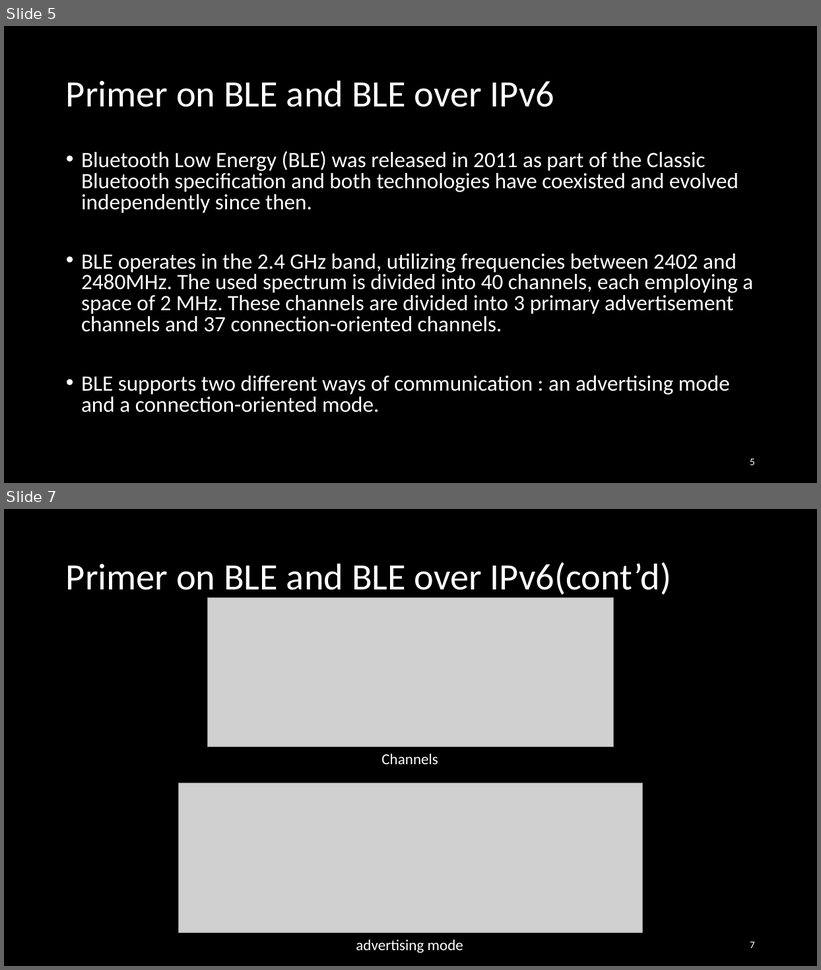
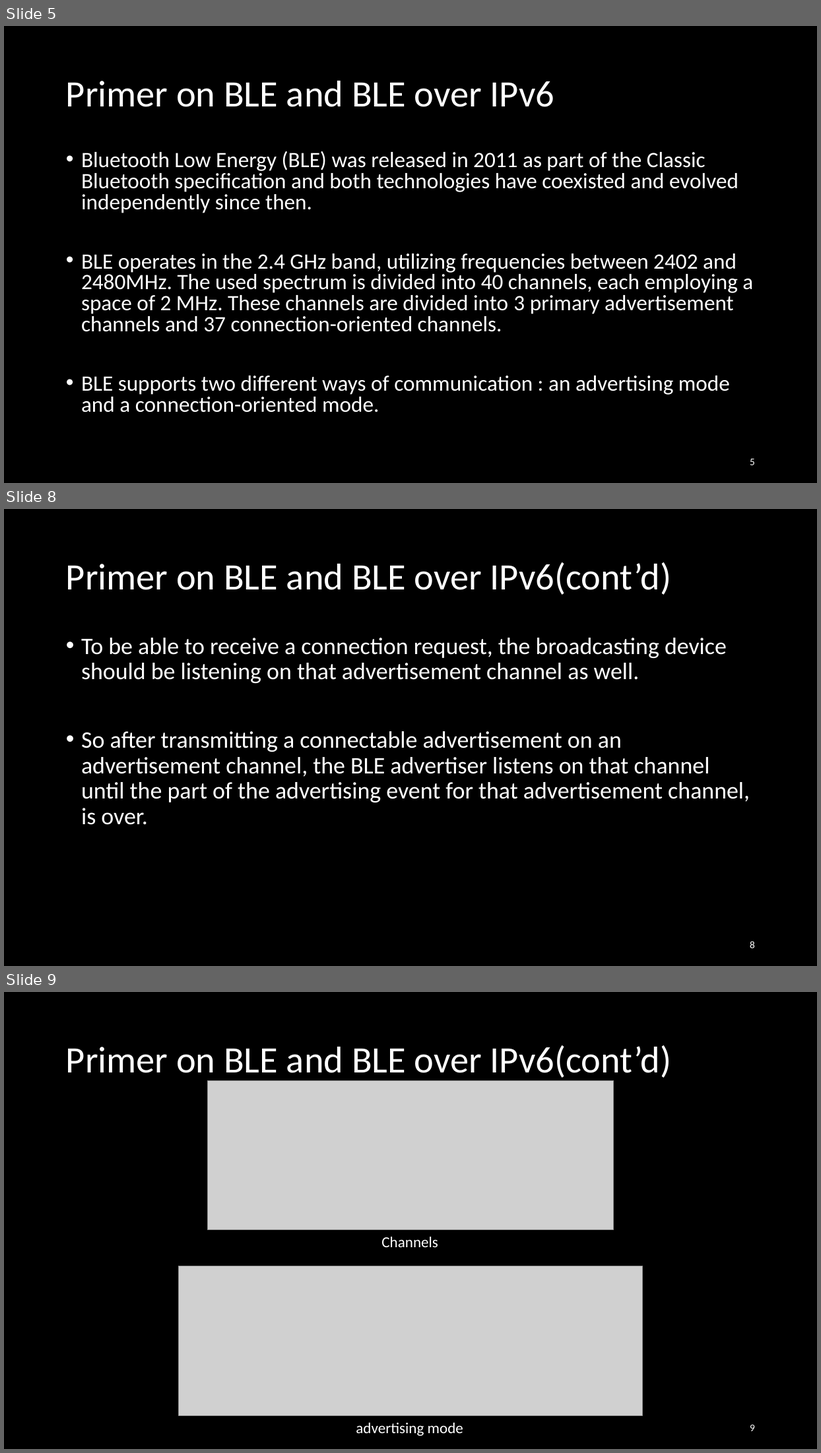
Before and after one commit to EKOISMYLOVE/NTUT_GM_PPT, a slide deck: A BLE-based multi-gateway network infrastructure with handover support for mobile BLE peripherals.pptx. Shown one above the other, each under a label of ours: slides 5 and 7 before the commit, slides 5, 8 and 9 after it; the slides between them are not shown. The pictures are 821x970 and 821x1453 pixels, drawn with LibreOffice and Linux fonts; fonts in the diff are those of the drawing; grey boxes stand for pictures. Boxes give left, top, right and bottom in pixels: in the first picture for what was removed or moved away, otherwise in the second. Text is boxed around its words. In the diff, an @@ line names an element or a change of style, - is before the commit and + after.

```diff
--- a/A BLE-based multi-gateway network infrastructure with handover support for mobile BLE peripherals.pptx
+++ b/A BLE-based multi-gateway network infrastructure with handover support for mobile BLE peripherals.pptx
@@ slide 8 added at [4, 509, 817, 966], background #000000 @@
@@ title added at [66, 562, 672, 595], 44 pt, text #FFFFFF @@
+Primer on BLE and BLE over IPv6(cont’d)
@@ text added at [81, 638, 750, 825], 28 pt, text #FFFFFF @@
+• To be able to receive a connection request, the broadcasting device should be listening on that advertisement channel as well.
+• So after transmitting a connectable advertisement on an advertisement channel, the BLE advertiser listens on that channel until the part of the advertising event for that advertisement channel, is over.
@@ page number added at [750, 941, 755, 949], 12 pt, text #FFFFFF @@
+8
@@ what was slide 7 is now slide 9 @@
@@ page number at [750, 1425, 755, 1432]: text changed @@
-7
+9
```
Also in this commit, not shown: 3 slides changed, 2 other slides added.
